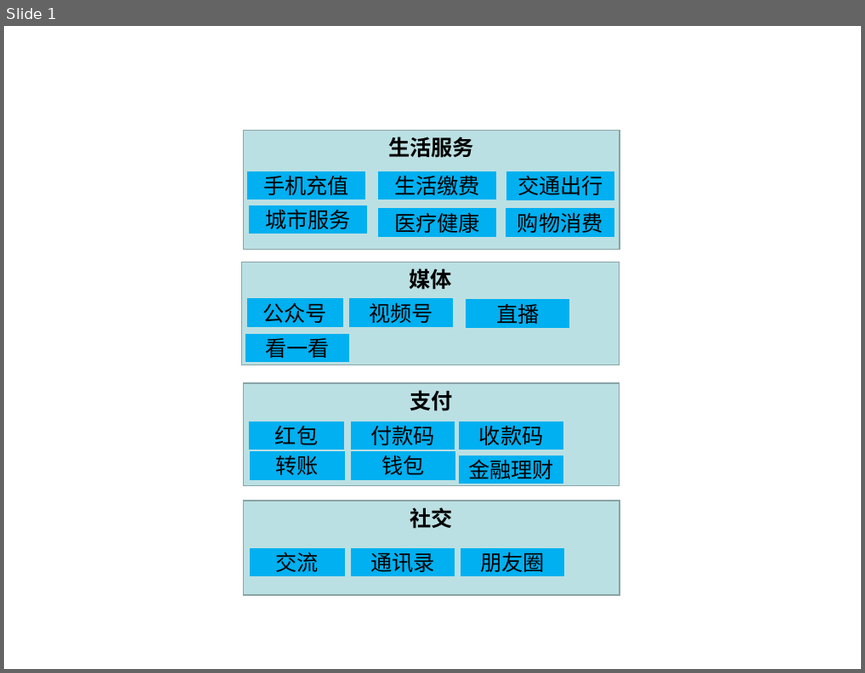
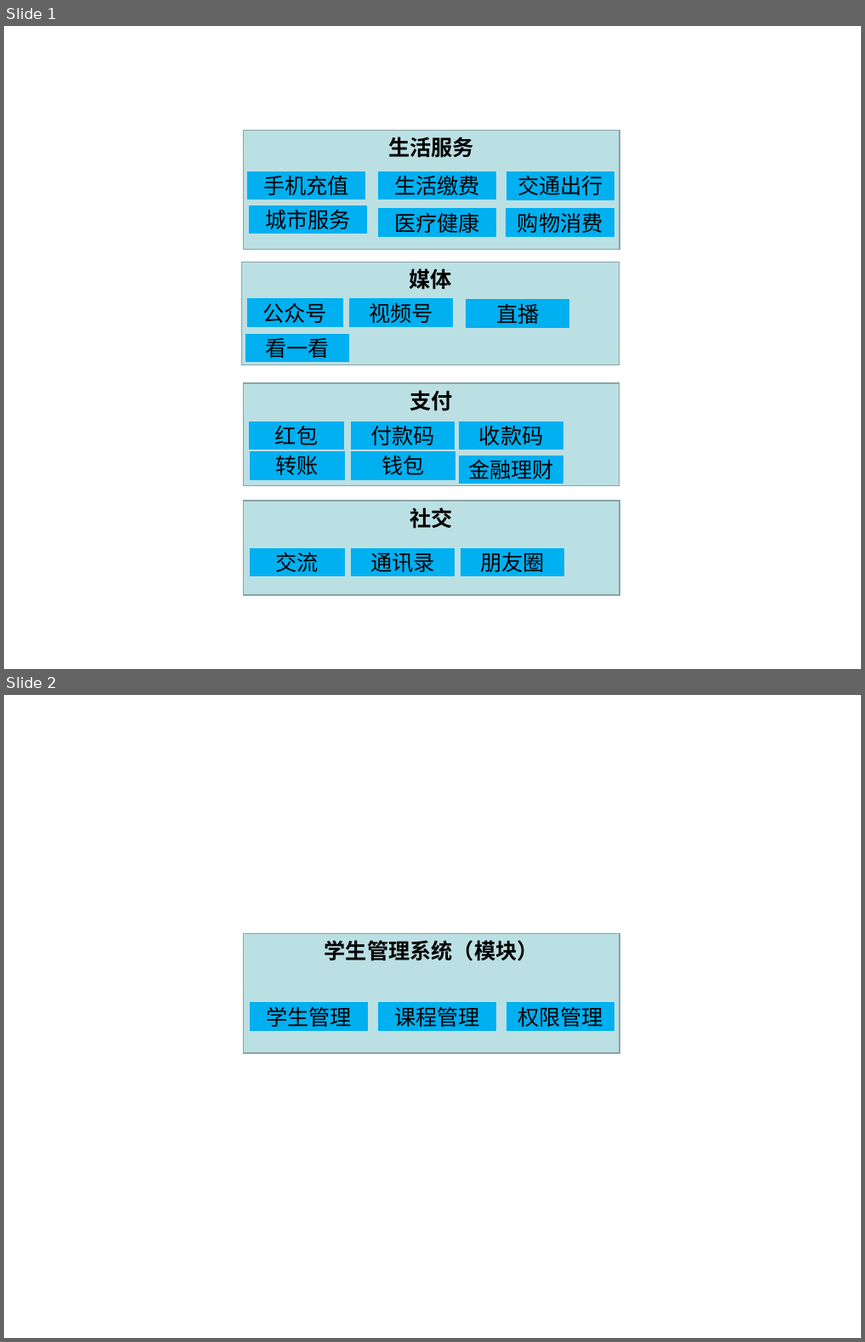
Before and after one commit to Johar77/Architecture-000, a slide deck: module01/微信业务架构.ppt. Shown one above the other, each under a label of ours: slide 1 before the commit, slides 1 and 2 after it. The pictures are 865x673 and 865x1342 pixels, drawn with LibreOffice and Linux fonts; fonts in the diff are those of the drawing. Boxes give left, top, right and bottom in pixels: in the first picture for what was removed or moved away, otherwise in the second. Text is boxed around its words. In the diff, an @@ line names an element or a change of style, - is before the commit and + after.

Commit message:
提交学生管理系统作业

```diff
--- a/module01/微信业务架构.ppt
+++ b/module01/微信业务架构.ppt
@@ slide 2 added at (x1=4, y1=695, x2=861, y2=1338), background #FFFFFF @@
@@ rectangle added at (x1=243, y1=933, x2=619, y2=1052), fill #BBE0E3, outline #89A4A7 0.99 pt, 18 pt, text #000000, bold @@
+学生管理系统（模块）
@@ rectangle added at (x1=250, y1=1003, x2=367, y2=1030), fill #00B0F0, outline #00B0F0 0.99 pt, 18 pt, text #000000 @@
+学生管理
@@ rectangle added at (x1=378, y1=1003, x2=496, y2=1030), fill #00B0F0, outline #00B0F0 0.99 pt, 18 pt, text #000000 @@
+课程管理
@@ rectangle added at (x1=507, y1=1003, x2=614, y2=1030), fill #00B0F0, outline #00B0F0 0.99 pt, 18 pt, text #000000 @@
+权限管理
```
Also in this commit, not shown: 6 other files.
